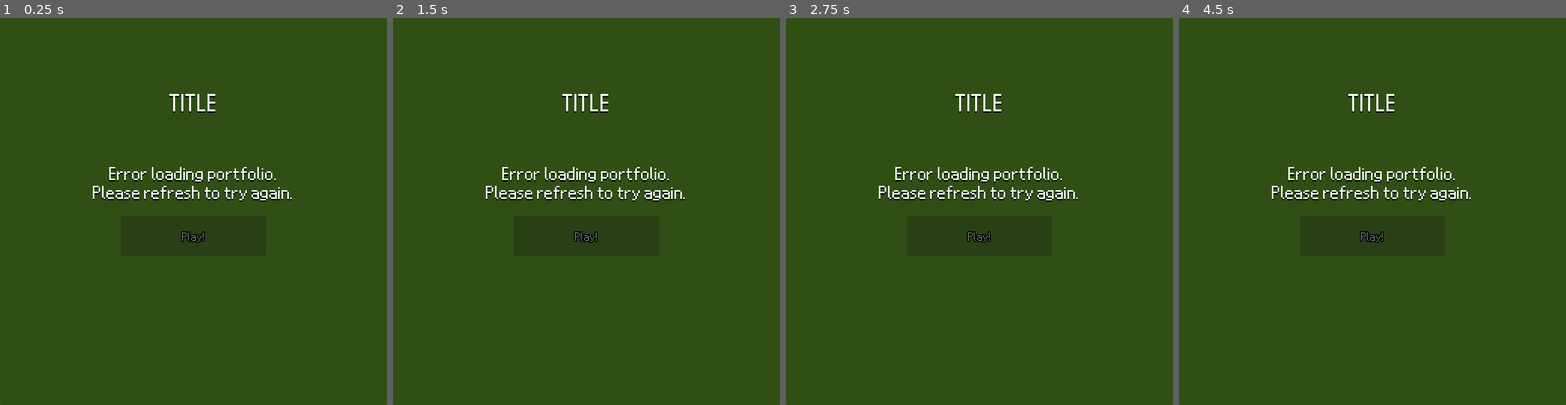
Above: before the commit, frames 1-4 (left to right).
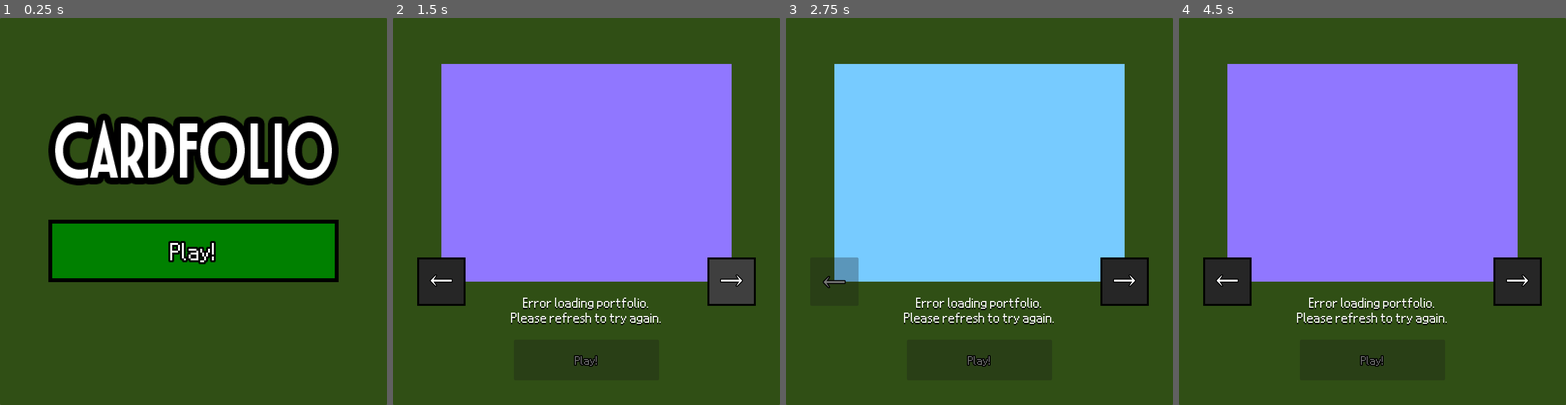
Above: after the commit, the same moments.

Repository: sjerpsthomas/job-hunter
Game: Godot game, scene res://screen/title/title_screen.tscn
Two runs of this game, one before a commit and one after it. Both use one fixed random seed, a clock stepped at 60 frames per second and the inputs below.
Inputs (mouse positions are in pixels of both pictures, inside the frame that each line leads up to):
- Up to frame 1 (0.25 s): no input
- Up to frame 2 (1.5 s): click (586, 250) at 0.5 s, where only the run after the commit has a clickable "Play!"; click (733, 281) at 1.25 s, where only the run after the commit has a clickable "→"
- Up to frame 3 (2.75 s): click (832, 281) at 2 s, where only the run after the commit has a clickable "←"
- Up to frame 4 (4.5 s): tap Enter at 2.75 s; move the mouse to (1457, 192) at 2.77 s; press the mouse at (1457, 192) at 2.78 s; hold Right (ui_right) 2.78-3.53 s; tap Space (ui_accept) at 3.02, 3.5, 3.77, 4.25 s; move the mouse to (1295, 230) at 3.52 s; release the mouse at (1295, 230) at 3.53 s; hold Left (ui_left) 3.53-4.28 s; click (1295, 230) at 3.6 s; move the mouse to (1411, 126) at 4.27 s; press the mouse at (1411, 126) at 4.28 s; hold Right (ui_right) from 4.28 s (still down)

The runs differ from the first frame. In frame 1, 24% of the frame differs, in the area x 12-88%, y 19-69%; in frame 2, 46%, in the area x 6-94%, y 11-91%; in frame 3, 44%; in frame 4, 46%.

Commit message:
Add logo and initial tutorial screen

Diff:
--- a/core/portfolio_loader.gd
+++ b/core/portfolio_loader.gd
@@ -108,4 +108,4 @@
 
 	if collection_response_count == collection_response_size:
 		print("done!")
-		finish()
+		call_deferred("finish")
--- a/default_bus_layout.tres
+++ b/default_bus_layout.tres
@@ -6,11 +6,11 @@
 bus/1/solo = false
 bus/1/mute = false
 bus/1/bypass_fx = false
-bus/1/volume_db = -3.633012
+bus/1/volume_db = -0.5660095
 bus/1/send = &"Master"
 bus/2/name = &"SFX"
 bus/2/solo = false
 bus/2/mute = false
 bus/2/bypass_fx = false
-bus/2/volume_db = 4.193514
+bus/2/volume_db = 3.2424984
 bus/2/send = &"Master"
--- a/screen/title/title_screen.gd
+++ b/screen/title/title_screen.gd
@@ -1,25 +1,23 @@
 extends Node2D
 
 
+@onready var title := %Title as AnimatedSprite2D
+
+@onready var start_y = title.position.y
+var time := 0.0
+
 
 func _ready() -> void:
-	if PortfolioLoader.is_finished:
-		_on_loader_finished()
-	else:
-		PortfolioLoader.finished.connect(_on_loader_finished)
-		PortfolioLoader.errored.connect(_on_loader_errored)
+	title.frame = 1 if Locale.locale == 'nl' else 0
 
-	%Loading.text = Locale.txt('loading')
 	%PlayButton.text = Locale.txt('play')
 
 
-func _on_play_button_pressed() -> void:
-	get_tree().change_scene_to_file("res://screen/main/main_screen.tscn")
+func _process(delta: float) -> void:
+	time += delta
+
+	title.position.y = start_y + 15 * sin(time * 2)
 
 
-func _on_loader_finished() -> void:
-	%Loading.visible = false
-	%PlayButton.disabled = false
-
-func _on_loader_errored() -> void:
-	%Loading.text = Locale.txt('error')
+func _on_play_button_pressed() -> void:
+	get_tree().change_scene_to_file("res://screen/tutorial/tutorial_screen.tscn")
--- a/screen/title/title_screen.tscn
+++ b/screen/title/title_screen.tscn
@@ -1,7 +1,9 @@
-[gd_scene load_steps=9 format=3 uid="uid://bvqguhp58dqtb"]
+[gd_scene load_steps=12 format=3 uid="uid://bvqguhp58dqtb"]
 
 [ext_resource type="Script" uid="uid://cy21g8nchdwj4" path="res://screen/title/title_screen.gd" id="1_2je2x"]
 [ext_resource type="Shader" uid="uid://rx70e3lyh14r" path="res://screen/title/background_shader.gdshader" id="2_2je2x"]
+[ext_resource type="Texture2D" uid="uid://bruav4dxr2glp" path="res://screen/title/title_en.png" id="3_qt4yu"]
+[ext_resource type="Texture2D" uid="uid://dhwy8sb7jxab5" path="res://screen/title/title_nl.png" id="4_tnlk3"]
 
 [sub_resource type="StyleBoxFlat" id="StyleBoxFlat_2je2x"]
 content_margin_left = 0.0
@@ -30,6 +32,20 @@
 shader_parameter/speed = 0.5
 shader_parameter/direction = Vector2(1, 1)
 shader_parameter/rotation = Transform2D(1, -1, 1, 1, 0, 0)
+
+[sub_resource type="SpriteFrames" id="SpriteFrames_72mm0"]
+animations = [{
+"frames": [{
+"duration": 1.0,
+"texture": ExtResource("3_qt4yu")
+}, {
+"duration": 1.0,
+"texture": ExtResource("4_tnlk3")
+}],
+"loop": true,
+"name": &"default",
+"speed": 5.0
+}]
 
 [sub_resource type="StyleBoxFlat" id="StyleBoxFlat_77upk"]
 content_margin_left = 4.0
@@ -61,54 +77,49 @@
 texture_filter = 1
 script = ExtResource("1_2je2x")
 
-[node name="Panel2" type="Panel" parent="."]
+[node name="Background" type="CanvasLayer" parent="."]
+layer = -100
+
+[node name="Panel2" type="Panel" parent="Background"]
 offset_right = 800.0
 offset_bottom = 800.0
 theme_override_styles/panel = SubResource("StyleBoxFlat_2je2x")
 
-[node name="Panel" type="Panel" parent="."]
+[node name="Panel" type="Panel" parent="Background"]
 material = SubResource("ShaderMaterial_fhia6")
 offset_right = 800.0
 offset_bottom = 800.0
 
-[node name="Title" type="Label" parent="."]
+[node name="Title" type="AnimatedSprite2D" parent="."]
+unique_name_in_owner = true
+position = Vector2(400, 264)
+scale = Vector2(2, 2)
+sprite_frames = SubResource("SpriteFrames_72mm0")
+frame = 1
+
+[node name="Title2" type="Label" parent="."]
+visible = false
 texture_filter = 1
-offset_top = 149.0
+offset_top = 261.0
 offset_right = 800.0
-offset_bottom = 197.0
+offset_bottom = 397.0
 pivot_offset = Vector2(500, 50)
 theme_override_colors/font_shadow_color = Color(0, 0, 0, 1)
 theme_override_constants/shadow_offset_x = 0
 theme_override_constants/shadow_offset_y = 3
 theme_override_constants/shadow_outline_size = 0
 theme_override_font_sizes/font_size = 64
-text = "TITLE"
+text = "Welcome to "
 horizontal_alignment = 1
-autowrap_mode = 1
-
-[node name="Loading" type="Label" parent="."]
-unique_name_in_owner = true
-texture_filter = 1
-offset_top = 296.0
-offset_right = 800.0
-offset_bottom = 377.0
-pivot_offset = Vector2(500, 50)
-theme_override_colors/font_shadow_color = Color(0, 0, 0, 1)
-theme_override_constants/shadow_offset_x = 0
-theme_override_constants/shadow_offset_y = 3
-theme_override_constants/shadow_outline_size = 0
-theme_override_font_sizes/font_size = 48
-text = "loading content..."
-horizontal_alignment = 1
-vertical_alignment = 2
 autowrap_mode = 1
 
 [node name="PlayButton" type="Button" parent="."]
 unique_name_in_owner = true
-offset_left = 250.0
-offset_top = 409.0
-offset_right = 550.0
-offset_bottom = 493.0
+offset_left = 100.0
+offset_top = 417.0
+offset_right = 400.0
+offset_bottom = 481.5
+scale = Vector2(2, 2)
 focus_mode = 0
 theme_override_colors/font_color = Color(1, 1, 1, 1)
 theme_override_colors/font_outline_color = Color(0, 0, 0, 1)
@@ -116,7 +127,6 @@
 theme_override_font_sizes/font_size = 32
 theme_override_styles/normal = SubResource("StyleBoxFlat_77upk")
 theme_override_styles/hover = SubResource("StyleBoxFlat_cn8bv")
-disabled = true
 action_mode = 0
 text = "Play!"
 
--- /dev/null
+++ b/screen/tutorial/tutorial_screen.gd
@@ -0,0 +1,57 @@
+extends Node2D
+
+
+@onready var frames := %Frames as AnimatedSprite2D
+
+
+func _ready() -> void:
+	if PortfolioLoader.is_finished:
+		_on_loader_finished()
+	else:
+		PortfolioLoader.finished.connect(_on_loader_finished)
+		PortfolioLoader.errored.connect(_on_loader_errored)
+
+	%Loading.text = Locale.txt('loading')
+	%PlayButton.text = Locale.txt('play')
+
+	set_frame(0)
+
+
+func _unhandled_input(event: InputEvent) -> void:
+	if event.is_action_pressed("ui_left"):
+		set_frame(frames.frame - 1)
+		get_viewport().set_input_as_handled()
+	elif event.is_action_pressed("ui_right"):
+		set_frame(frames.frame + 1)
+		get_viewport().set_input_as_handled()
+
+
+func set_frame(new_frame: int) -> void:
+	frames.frame = new_frame
+	$UI/LeftButton.disabled = new_frame <= 0
+	$UI/RightButton.disabled = new_frame > frames.sprite_frames.get_frame_count('default') - 2
+
+	AudioManager.play_sfx('move')
+
+
+func _on_play_button_pressed() -> void:
+	get_tree().change_scene_to_file("res://screen/main/main_screen.tscn")
+
+
+func _on_loader_finished() -> void:
+	%Loading.visible = false
+	%PlayButton.disabled = false
+
+func _on_loader_errored() -> void:
+	%Loading.text = Locale.txt('error')
+
+
+func press(action: String) -> void:
+	var event = InputEventAction.new()
+	event.action = action
+	event.pressed = true
+	Input.parse_input_event(event)
+
+func _on_left_button_pressed() -> void: press("ui_left")
+
+func _on_right_button_pressed() -> void: press("ui_right")
--- /dev/null
+++ b/screen/tutorial/tutorial_screen.tscn
@@ -0,0 +1,213 @@
+[gd_scene load_steps=18 format=3 uid="uid://bfp18om31rkd6"]
+
+[ext_resource type="Script" uid="uid://eopbgy5q8mqe" path="res://screen/tutorial/tutorial_screen.gd" id="1_vonu2"]
+[ext_resource type="Shader" uid="uid://rx70e3lyh14r" path="res://screen/title/background_shader.gdshader" id="2_ji2fd"]
+[ext_resource type="Texture2D" uid="uid://7a1t6eekqrox" path="res://screen/tutorial/0.png" id="2_ywxpl"]
+[ext_resource type="Texture2D" uid="uid://hmo32bljo8dp" path="res://screen/tutorial/1.png" id="4_e0mus"]
+[ext_resource type="Texture2D" uid="uid://5lg68fylufms" path="res://screen/tutorial/2.png" id="5_pf55m"]
+[ext_resource type="Texture2D" uid="uid://bt1qmyr1hnvky" path="res://screen/tutorial/3.png" id="6_1ryq4"]
+[ext_resource type="Texture2D" uid="uid://buedkwasc6mr4" path="res://screen/tutorial/4.png" id="7_7k4ln"]
+
+[sub_resource type="StyleBoxFlat" id="StyleBoxFlat_ppnrf"]
+content_margin_left = 0.0
+content_margin_top = 0.0
+content_margin_right = 0.0
+content_margin_bottom = 0.0
+bg_color = Color(0.32239994, 0.62, 0.062000014, 1)
+corner_radius_top_left = 3
+corner_radius_top_right = 3
+corner_radius_bottom_right = 3
+corner_radius_bottom_left = 3
+corner_detail = 5
+
+[sub_resource type="Gradient" id="Gradient_e0mus"]
+colors = PackedColorArray(0.7033092, 0.7033092, 0.703309, 1, 0.008420823, 0.008420827, 0.00842082, 1)
+
+[sub_resource type="GradientTexture2D" id="GradientTexture2D_2je2x"]
+gradient = SubResource("Gradient_e0mus")
+fill_to = Vector2(1, 1)
+
+[sub_resource type="ShaderMaterial" id="ShaderMaterial_pf55m"]
+shader = ExtResource("2_ji2fd")
+shader_parameter/gradient = SubResource("GradientTexture2D_2je2x")
+shader_parameter/circle_color = Color(0.25199997, 0.54, 0, 1)
+shader_parameter/circle_multiplier = 14.075
+shader_parameter/speed = 0.5
+shader_parameter/direction = Vector2(1, 1)
+shader_parameter/rotation = Transform2D(1, -1, 1, 1, 0, 0)
+
+[sub_resource type="SpriteFrames" id="SpriteFrames_ji2fd"]
+animations = [{
+"frames": [{
+"duration": 1.0,
+"texture": ExtResource("2_ywxpl")
+}, {
+"duration": 1.0,
+"texture": ExtResource("4_e0mus")
+}, {
+"duration": 1.0,
+"texture": ExtResource("5_pf55m")
+}, {
+"duration": 1.0,
+"texture": ExtResource("6_1ryq4")
+}, {
+"duration": 1.0,
+"texture": ExtResource("7_7k4ln")
+}],
+"loop": true,
+"name": &"default",
+"speed": 5.0
+}]
+
+[sub_resource type="StyleBoxFlat" id="StyleBoxFlat_vonu2"]
+content_margin_left = 4.0
+content_margin_top = 4.0
+content_margin_right = 4.0
+content_margin_bottom = 4.0
+bg_color = Color(0, 0.5, 0, 1)
+border_width_left = 4
+border_width_top = 4
+border_width_right = 4
+border_width_bottom = 4
+border_color = Color(0, 0, 0, 1)
+corner_detail = 1
+
+[sub_resource type="StyleBoxFlat" id="StyleBoxFlat_ywxpl"]
+content_margin_left = 4.0
+content_margin_top = 4.0
+content_margin_right = 4.0
+content_margin_bottom = 4.0
+bg_color = Color(0, 0.75, 0, 1)
+border_width_left = 4
+border_width_top = 4
+border_width_right = 4
+border_width_bottom = 4
+border_color = Color(0, 0, 0, 1)
+corner_detail = 1
+
+[sub_resource type="StyleBoxFlat" id="StyleBoxFlat_ji2fd"]
+content_margin_bottom = 10.0
+bg_color = Color(0.1508438, 0.1508438, 0.15084386, 1)
+border_width_left = 4
+border_width_top = 4
+border_width_right = 4
+border_width_bottom = 4
+border_color = Color(0, 0, 0, 1)
+corner_detail = 1
+
+[sub_resource type="StyleBoxFlat" id="StyleBoxFlat_1bgf0"]
+content_margin_bottom = 10.0
+bg_color = Color(0.24579084, 0.24579069, 0.24579072, 1)
+border_width_left = 4
+border_width_top = 4
+border_width_right = 4
+border_width_bottom = 4
+border_color = Color(0, 0, 0, 1)
+corner_detail = 1
+
+[sub_resource type="StyleBoxFlat" id="StyleBoxFlat_0xli8"]
+content_margin_bottom = 10.0
+bg_color = Color(0.24579084, 0.24579069, 0.24579072, 1)
+border_width_left = 4
+border_width_top = 4
+border_width_right = 4
+border_width_bottom = 4
+border_color = Color(0, 0, 0, 1)
+corner_detail = 1
+
+[node name="TutorialScreen" type="Node2D"]
+script = ExtResource("1_vonu2")
+
+[node name="Background" type="CanvasLayer" parent="."]
+layer = -100
+
+[node name="Panel2" type="Panel" parent="Background"]
+offset_right = 800.0
+offset_bottom = 800.0
+theme_override_styles/panel = SubResource("StyleBoxFlat_ppnrf")
+
+[node name="Panel" type="Panel" parent="Background"]
+material = SubResource("ShaderMaterial_pf55m")
+offset_right = 800.0
+offset_bottom = 800.0
+
+[node name="Frames" type="AnimatedSprite2D" parent="."]
+unique_name_in_owner = true
+position = Vector2(400, 320)
+sprite_frames = SubResource("SpriteFrames_ji2fd")
+
+[node name="Loading" type="Label" parent="."]
+unique_name_in_owner = true
+texture_filter = 1
+offset_top = 566.0
+offset_right = 800.0
+offset_bottom = 633.0
+pivot_offset = Vector2(500, 50)
+theme_override_colors/font_shadow_color = Color(0, 0, 0, 1)
+theme_override_constants/shadow_offset_x = 0
+theme_override_constants/shadow_offset_y = 3
+theme_override_constants/shadow_outline_size = 0
+theme_override_font_sizes/font_size = 36
+text = "loading content..."
+horizontal_alignment = 1
+vertical_alignment = 2
+autowrap_mode = 1
+
+[node name="PlayButton" type="Button" parent="."]
+unique_name_in_owner = true
+offset_left = 250.0
+offset_top = 665.0
+offset_right = 550.0
+offset_bottom = 749.0
+focus_mode = 0
+theme_override_colors/font_color = Color(1, 1, 1, 1)
+theme_override_colors/font_outline_color = Color(0, 0, 0, 1)
+theme_override_constants/outline_size = 8
+theme_override_font_sizes/font_size = 32
+theme_override_styles/normal = SubResource("StyleBoxFlat_vonu2")
+theme_override_styles/hover = SubResource("StyleBoxFlat_ywxpl")
+disabled = true
+action_mode = 0
+text = "Play!"
+
+[node name="UI" type="Control" parent="."]
+layout_mode = 3
+anchors_preset = 0
+offset_right = 40.0
+offset_bottom = 40.0
+
+[node name="LeftButton" type="Button" parent="UI"]
+layout_mode = 0
+offset_left = 50.0
+offset_top = 495.0
+offset_right = 150.0
+offset_bottom = 595.0
+focus_mode = 0
+theme_override_colors/font_color = Color(1, 1, 1, 1)
+theme_override_colors/font_outline_color = Color(0, 0, 0, 1)
+theme_override_constants/outline_size = 8
+theme_override_font_sizes/font_size = 52
+theme_override_styles/normal = SubResource("StyleBoxFlat_ji2fd")
+theme_override_styles/hover = SubResource("StyleBoxFlat_1bgf0")
+action_mode = 0
+text = "←"
+
+[node name="RightButton" type="Button" parent="UI"]
+layout_mode = 0
+offset_left = 650.0
+offset_top = 495.0
+offset_right = 750.0
+offset_bottom = 595.0
+focus_mode = 0
+theme_override_colors/font_color = Color(1, 1, 1, 1)
+theme_override_colors/font_outline_color = Color(0, 0, 0, 1)
+theme_override_constants/outline_size = 8
+theme_override_font_sizes/font_size = 52
+theme_override_styles/normal = SubResource("StyleBoxFlat_ji2fd")
+theme_override_styles/hover = SubResource("StyleBoxFlat_0xli8")
+action_mode = 0
+text = "→"
+
+[connection signal="pressed" from="PlayButton" to="." method="_on_play_button_pressed"]
+[connection signal="pressed" from="UI/LeftButton" to="." method="_on_left_button_pressed"]
+[connection signal="pressed" from="UI/RightButton" to="." method="_on_right_button_pressed"]
Binary file added: screen/title/title_en.png
Not shown, added: screen/title/title_en.png.import
Binary file added: screen/title/title_nl.png
Not shown, added: screen/title/title_nl.png.import
Binary file added: screen/tutorial/0.png
Not shown, added: screen/tutorial/0.png.import
Binary file added: screen/tutorial/1.png
Not shown, added: screen/tutorial/1.png.import
Binary file added: screen/tutorial/2.png
Not shown, added: screen/tutorial/2.png.import
Binary file added: screen/tutorial/3.png
Not shown, added: screen/tutorial/3.png.import
(and 3 more such lines)
